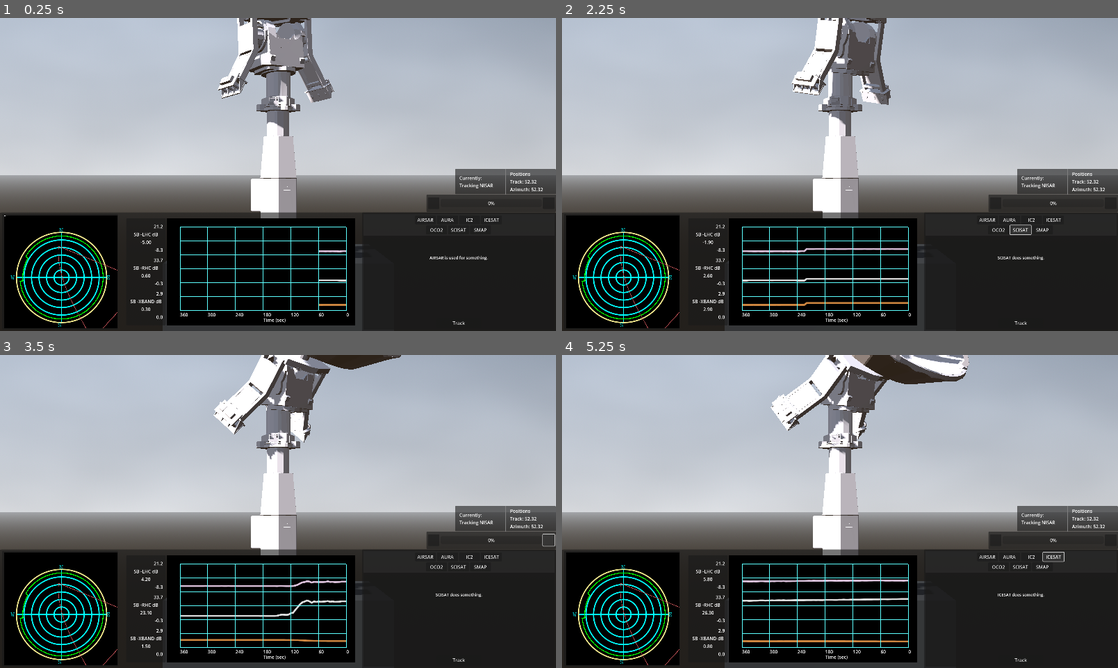
Above: before the commit, frames 1-4 (two rows, left to right).
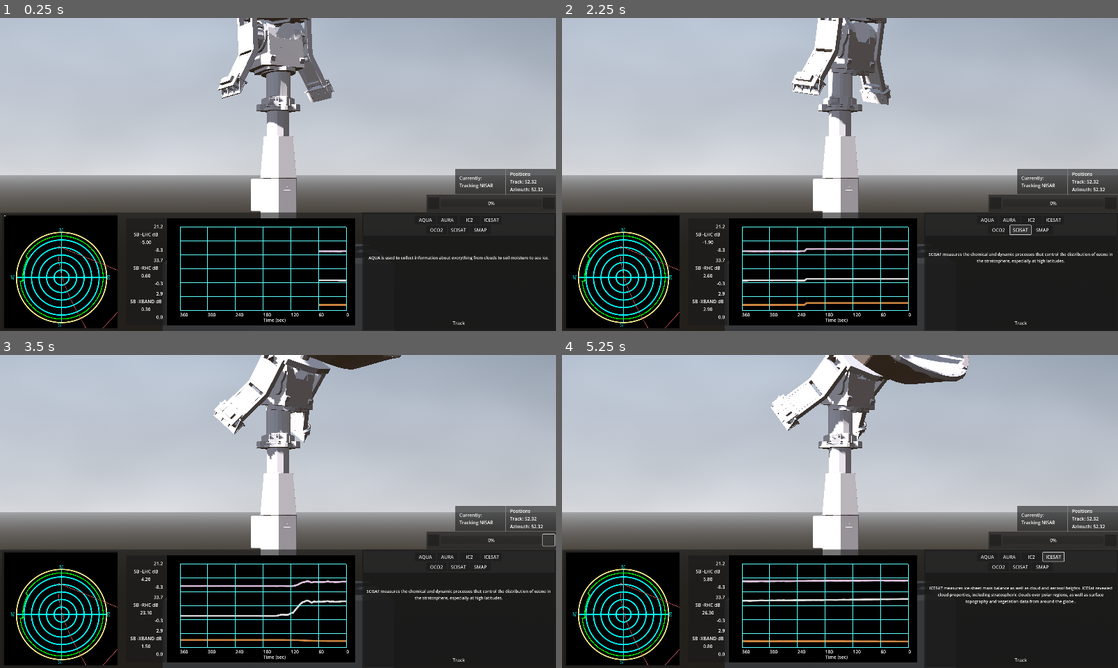
Above: after the commit, the same moments.

Repository: asfadmin/antenna-museum-exhibit
Game: Godot game, scene res://src/main.tscn
Two runs of this game, one before a commit and one after it. Both use one fixed random seed, a clock stepped at 60 frames per second and the inputs below.
Inputs (mouse positions are in pixels of both pictures, inside the frame that each line leads up to):
- Up to frame 1 (0.25 s): no input
- Up to frame 2 (2.25 s): click (995, 202) at 0.5 s; click "AIRSAR" (after the commit: "AQUA") at 1.25 s; click "SCISAT" at 2 s
- Up to frame 3 (3.5 s): click (550, 539) at 2.75 s
- Up to frame 4 (5.25 s): click "AURA" at 3.5 s; click "IC2" at 4.25 s; click "ICESAT" at 5 s

The runs differ from the first frame. In frame 1, 0.2% of the frame differs, in the area x 66-99%, y 64-78%; in frame 2, 0.4%; in frame 3, 0.4%; in frame 4, 0.5%, in the area x 66-99%, y 64-80%.
Error in both runs: Cannot call method 'get_error' on a null value. (res://addons/icons-fonts/icons_fonts/IconsFonts.gd:57)

Commit message:
text: add descriptions to datasets

Diff:
--- a/exhibit-frontend/src/ui.tscn
+++ b/exhibit-frontend/src/ui.tscn
@@ -6,6 +6,7 @@
 [ext_resource type="PackedScene" uid="uid://cvfg2agde6b5d" path="res://src/plot_control/PlotControl.tscn" id="4_4dnhj"]
 [ext_resource type="StyleBox" uid="uid://dlb4t6pt5gsag" path="res://src/theme_components/background_panel.tres" id="4_gkxjx"]
 [ext_resource type="PackedScene" uid="uid://pyqxiujpu271" path="res://src/track_status/track_status.tscn" id="5_irs2y"]
+[ext_resource type="Script" uid="uid://5xtucs376evk" path="res://src/ui_components/status_menu.gd" id="7_ryeci"]
 [ext_resource type="Script" uid="uid://ubq7ph0pay6t" path="res://src/ui_components/dataset_button.gd" id="7_ya46p"]
 [ext_resource type="Script" uid="uid://cjtowq518rbsq" path="res://src/ui_components/dataset_resource.gd" id="8_75kda"]
 [ext_resource type="Script" uid="uid://cu51q3rrse2ww" path="res://src/ui_components/function_button.gd" id="9_75kda"]
@@ -55,43 +56,43 @@
 [sub_resource type="Resource" id="Resource_ya46p"]
 script = ExtResource("8_75kda")
 dataset_id = "AQUA"
-description = "AIRSAR is used for something."
+description = "AQUA is used to collect information about everything from clouds to soil moisture to sea ice."
 metadata/_custom_type_script = "uid://cjtowq518rbsq"
 
 [sub_resource type="Resource" id="Resource_skx36"]
 script = ExtResource("8_75kda")
 dataset_id = "AURA"
-description = "AURA does something."
+description = "AURA is used to detect signatures of trace gases in the atmosphere, including pollutants such as ozone, carbon monoxide, and aerosols.  Measurements made by Aura's four instruments help scientists answer questions about ozone trends, air quality changes, and how these fluctuations contribute to climate change."
 metadata/_custom_type_script = "uid://cjtowq518rbsq"
 
 [sub_resource type="Resource" id="Resource_ryeci"]
 script = ExtResource("8_75kda")
 dataset_id = "IC2"
-description = "IC2 does something."
+description = "ICESAT-2 carries a photon-counting laser altimeter that allows scientists to measure the elevation of ice sheets, glaciers, sea ice, and more in unprecedented detail"
 metadata/_custom_type_script = "uid://cjtowq518rbsq"
 
 [sub_resource type="Resource" id="Resource_g1sg1"]
 script = ExtResource("8_75kda")
 dataset_id = "ICESAT"
-description = "ICESAT does something."
+description = "ICESAT measures ice-sheet mass balance as well as cloud and aerosol heights. ICESat revealed cloud properties, including stratospheric clouds over polar regions, as well as surface topography and vegetation data from around the globe.."
 metadata/_custom_type_script = "uid://cjtowq518rbsq"
 
 [sub_resource type="Resource" id="Resource_34em3"]
 script = ExtResource("8_75kda")
 dataset_id = "OCO2"
-description = "OCO2 does something."
+description = "OCO2 acquires space-based global measurements of atmospheric carbon dioxide (CO2) with the precision, resolution, and coverage needed to characterize its sources and sinks (fluxes) on regional scales (≥1000km)."
 metadata/_custom_type_script = "uid://cjtowq518rbsq"
 
 [sub_resource type="Resource" id="Resource_243qu"]
 script = ExtResource("8_75kda")
 dataset_id = "SCISAT"
-description = "SCISAT does something."
+description = "SCISAT measures the chemical and dynamic processes that control the distribution of ozone in the stratosphere, especially at high latitudes."
 metadata/_custom_type_script = "uid://cjtowq518rbsq"
 
 [sub_resource type="Resource" id="Resource_ie5qo"]
 script = ExtResource("8_75kda")
 dataset_id = "SMAP"
-description = "SMAP does something."
+description = "SMAP measures surface soil conditions everywhere on Earth every two to three days, distinguishing between ground that is frozen or thawed. In ground that is not frozen or covered in water, SMAP measures how much water is in the top layer of soil. "
 metadata/_custom_type_script = "uid://cjtowq518rbsq"
 
 [node name="Ui" type="Control"]
@@ -448,10 +449,11 @@
 layout_mode = 2
 size_flags_horizontal = 8
 
-[node name="HBoxContainer" type="HBoxContainer" parent="VBoxContainer/VBoxContainer/PanelContainer2"]
-layout_mode = 2
-
-[node name="MarginContainer" type="MarginContainer" parent="VBoxContainer/VBoxContainer/PanelContainer2/HBoxContainer"]
+[node name="StatusMenu" type="HBoxContainer" parent="VBoxContainer/VBoxContainer/PanelContainer2"]
+layout_mode = 2
+script = ExtResource("7_ryeci")
+
+[node name="MarginContainer" type="MarginContainer" parent="VBoxContainer/VBoxContainer/PanelContainer2/StatusMenu"]
 layout_mode = 2
 size_flags_horizontal = 3
 theme_override_constants/margin_left = 15
@@ -459,16 +461,16 @@
 theme_override_constants/margin_right = 5
 theme_override_constants/margin_bottom = 5
 
-[node name="Label" type="Label" parent="VBoxContainer/VBoxContainer/PanelContainer2/HBoxContainer/MarginContainer"]
+[node name="Label" type="Label" parent="VBoxContainer/VBoxContainer/PanelContainer2/StatusMenu/MarginContainer"]
 layout_mode = 2
 size_flags_horizontal = 3
 text = "Currently:
 Tracking NISAR"
 
-[node name="VSeparator" type="VSeparator" parent="VBoxContainer/VBoxContainer/PanelContainer2/HBoxContainer"]
-layout_mode = 2
-
-[node name="MarginContainer2" type="MarginContainer" parent="VBoxContainer/VBoxContainer/PanelContainer2/HBoxContainer"]
+[node name="VSeparator" type="VSeparator" parent="VBoxContainer/VBoxContainer/PanelContainer2/StatusMenu"]
+layout_mode = 2
+
+[node name="MarginContainer2" type="MarginContainer" parent="VBoxContainer/VBoxContainer/PanelContainer2/StatusMenu"]
 layout_mode = 2
 size_flags_horizontal = 3
 theme_override_constants/margin_left = 10
@@ -476,19 +478,19 @@
 theme_override_constants/margin_right = 5
 theme_override_constants/margin_bottom = 5
 
-[node name="VBoxContainer" type="VBoxContainer" parent="VBoxContainer/VBoxContainer/PanelContainer2/HBoxContainer/MarginContainer2"]
+[node name="VBoxContainer" type="VBoxContainer" parent="VBoxContainer/VBoxContainer/PanelContainer2/StatusMenu/MarginContainer2"]
 layout_mode = 2
 alignment = 1
 
-[node name="Label" type="Label" parent="VBoxContainer/VBoxContainer/PanelContainer2/HBoxContainer/MarginContainer2/VBoxContainer"]
+[node name="Label" type="Label" parent="VBoxContainer/VBoxContainer/PanelContainer2/StatusMenu/MarginContainer2/VBoxContainer"]
 layout_mode = 2
 text = "Positions"
 
-[node name="Label3" type="Label" parent="VBoxContainer/VBoxContainer/PanelContainer2/HBoxContainer/MarginContainer2/VBoxContainer"]
+[node name="Label3" type="Label" parent="VBoxContainer/VBoxContainer/PanelContainer2/StatusMenu/MarginContainer2/VBoxContainer"]
 layout_mode = 2
 text = "Track: 52.32"
 
-[node name="Label2" type="Label" parent="VBoxContainer/VBoxContainer/PanelContainer2/HBoxContainer/MarginContainer2/VBoxContainer"]
+[node name="Label2" type="Label" parent="VBoxContainer/VBoxContainer/PanelContainer2/StatusMenu/MarginContainer2/VBoxContainer"]
 layout_mode = 2
 text = "Azimuth: 52.32"
 
@@ -640,7 +642,7 @@
 custom_minimum_size = Vector2(72.1, 10.575)
 layout_mode = 2
 size_flags_vertical = 3
-text = "AIRSAR"
+text = "AQUA"
 script = ExtResource("7_ya46p")
 dataset = SubResource("Resource_ya46p")
 default = true
@@ -677,7 +679,7 @@
 script = ExtResource("7_ya46p")
 dataset = SubResource("Resource_34em3")
 
-[node name="SCIS0ATButton" type="Button" parent="VBoxContainer/PanelContainer/HBoxContainer/MarginContainer/PanelContainer/MarginContainer/PanelContainer/Control/PanelContainer/MarginContainer/VBoxContainer" groups=["Dataset Button"]]
+[node name="SCISATButton" type="Button" parent="VBoxContainer/PanelContainer/HBoxContainer/MarginContainer/PanelContainer/MarginContainer/PanelContainer/Control/PanelContainer/MarginContainer/VBoxContainer" groups=["Dataset Button"]]
 custom_minimum_size = Vector2(72.1, 10.575)
 layout_mode = 2
 size_flags_vertical = 3
--- /dev/null
+++ b/exhibit-frontend/src/ui_components/status_menu.gd
@@ -0,0 +1 @@
+extends BoxContainer
Not shown: 1 places in exhibit-frontend/src/ui.tscn that only renumber resources
Not shown, added: exhibit-frontend/src/ui_components/status_menu.gd.uid
